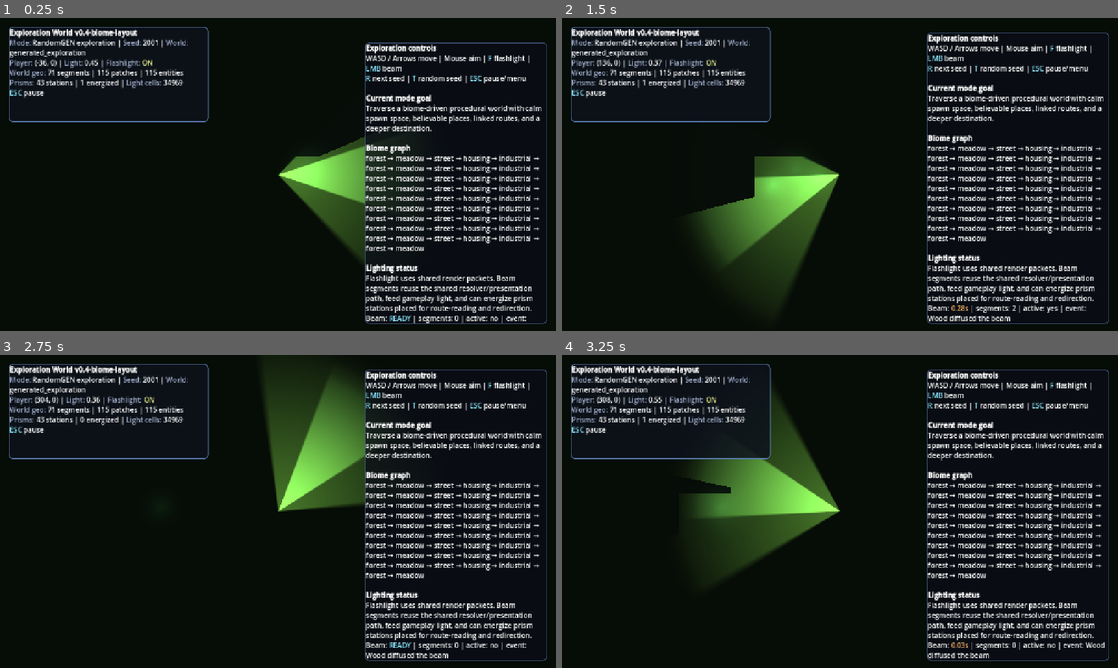
Above: before the commit, frames 1-4 (two rows, left to right).
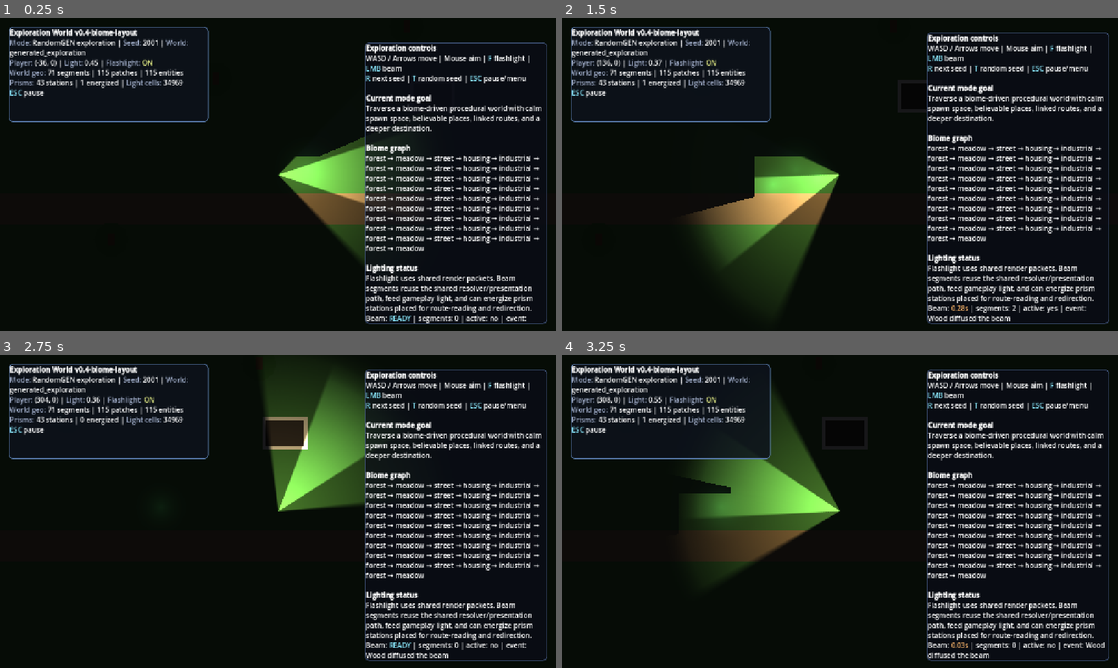
Above: after the commit, the same moments.

Repository: Nopppa/lantern-engine
Game: Godot game, scene res://scenes/exploration_scene.tscn
Two runs of this game, one before a commit and one after it. Both use one fixed random seed, a clock stepped at 60 frames per second and the inputs below. This scene is started directly instead of the project's main scene.
Inputs (mouse positions are in pixels of both pictures, inside the frame that each line leads up to):
- Up to frame 1 (0.25 s): no input
- Up to frame 2 (1.5 s): tap Enter (ui_accept) at 0.5, 0.77 s; move the mouse to (962, 158) at 0.52 s; hold D (move_right) 0.53-1.25 s; click (962, 158) at 0.6 s; drag from (728, 190) to (812, 237) at 1.27 s
- Up to frame 3 (2.75 s): tap Enter (ui_accept) at 2 s; move the mouse to (333, 442) at 2.02 s; hold D (move_right) from 2.03 s (still down); tap E (interact) at 2.1 s
- Up to frame 4 (3.25 s): release D (move_right) at 2.75 s; drag from (812, 574) to (673, 464) at 2.77 s

The runs differ from the first frame. In frame 1, 1.0% of the frame differs, in the area x 53-66%, y 56-66%; in frame 2, 1.9%, in the area x 24-49%, y 56-66%; in frame 3, 0.7%; in frame 4, 1.3%.
Error in both runs: Invalid type in function 'damage_enemies_along_segment' in base 'GDScript'. The Object-derived class of argument 1 (RefCounted (ExplorationLightRuntime)) is no…

Commit message:
feat(phase-1e): complete Phase 1E — tree, road, house scenes + live world content in all layers
Remaining Phase 1E deliverables per docs/scene-first-migration-plan.md:

New reusable world-object scenes (natural inhabited world, no corridor geometry):

  scenes/world/exploration/vegetation/tree_broadleaf.tscn
    - TreeBroadleaf (Node2D + tree_broadleaf.gd)
    - Canopy: 10-sided Polygon2D (dark green, radius 40)
    - Trunk: rect Polygon2D (brown)
    - Exports: trunk_radius (light pipeline occluder registration),
      canopy_radius (visual); world builder registers circular occluder
      at world pos using trunk_radius — matching 'tree_trunk' entity kind

  scenes/world/exploration/terrain/road_section.tscn
    - RoadSection (Node2D + road_section.gd)
    - RoadPolygon: rect Polygon2D (dirt brown by default)
    - Exports: road_length, road_width, surface (dirt|stone)
    - Horizontal default; world builder rotates per road graph edge

  scenes/world/exploration/structures/house_small.tscn
    - HouseSmall (Node2D + house_small.gd)
    - Walls outer polygon (stone/plaster), Interior dark fill
    - Exports: half_width, half_height, wall_thickness
    - Settlement zone placement; four wall segments register as
      occluder segments via world builder

scenes/exploration_scene.tscn — all layers now have real authored content:
  TerrainLayer: MeadowGround (meadow base) + MainRoad (1800×72 dirt road)
  VegetationLayer: Tree_A / Tree_B / Tree_C (broadleaf trees, open spacing)
  StructureLayer: Farmhouse (rural house, settlement area)
  ProceduralEntities / PrismStations: runtime-populated from layout (unchanged)

Two zone types represented: meadow (open grass + scattered trees) and
settlement (farmhouse on packed earth). No dungeon/corridor geometry.

Godot headless --quit exits 0.

Diff:
--- a/scenes/exploration_scene.tscn
+++ b/scenes/exploration_scene.tscn
@@ -1,8 +1,11 @@
-[gd_scene load_steps=4 format=3 uid="uid://exploration_scene_v1"]
+[gd_scene load_steps=7 format=3 uid="uid://exploration_scene_v1"]
 
 [ext_resource type="Script" path="res://scripts/exploration_scene.gd" id="1"]
 [ext_resource type="PackedScene" path="res://scenes/player/player.tscn" id="2"]
 [ext_resource type="PackedScene" path="res://scenes/world/exploration/terrain/meadow_ground.tscn" id="3"]
+[ext_resource type="PackedScene" path="res://scenes/world/exploration/terrain/road_section.tscn" id="4"]
+[ext_resource type="PackedScene" path="res://scenes/world/exploration/vegetation/tree_broadleaf.tscn" id="5"]
+[ext_resource type="PackedScene" path="res://scenes/world/exploration/structures/house_small.tscn" id="6"]
 
 [node name="ExplorationScene" type="Node2D"]
 script = ExtResource("1")
@@ -14,9 +17,26 @@
 
 [node name="MeadowGround" parent="World/TerrainLayer" instance=ExtResource("3")]
 
+[node name="MainRoad" parent="World/TerrainLayer" instance=ExtResource("4")]
+position = Vector2(0, 80)
+road_length = 1800.0
+road_width = 72.0
+
 [node name="VegetationLayer" type="Node2D" parent="World"]
 
+[node name="Tree_A" parent="World/VegetationLayer" instance=ExtResource("5")]
+position = Vector2(-180, -220)
+
+[node name="Tree_B" parent="World/VegetationLayer" instance=ExtResource("5")]
+position = Vector2(260, -340)
+
+[node name="Tree_C" parent="World/VegetationLayer" instance=ExtResource("5")]
+position = Vector2(-420, 150)
+
 [node name="StructureLayer" type="Node2D" parent="World"]
+
+[node name="Farmhouse" parent="World/StructureLayer" instance=ExtResource("6")]
+position = Vector2(320, -180)
 
 [node name="ProceduralEntities" type="Node2D" parent="World"]
 
--- /dev/null
+++ b/scenes/world/exploration/structures/house_small.tscn
@@ -0,0 +1,17 @@
+[gd_scene load_steps=2 format=3 uid="uid://house_small_v1"]
+
+[ext_resource type="Script" path="res://scripts/world/exploration/house_small.gd" id="1"]
+
+[node name="HouseSmall" type="Node2D"]
+script = ExtResource("1")
+half_width = 52.0
+half_height = 38.0
+wall_thickness = 8.0
+
+[node name="Walls" type="Polygon2D" parent="."]
+color = Color(0.76, 0.71, 0.62, 1.0)
+polygon = PackedVector2Array(-52, -38, 52, -38, 52, 38, -52, 38)
+
+[node name="Interior" type="Polygon2D" parent="."]
+color = Color(0.18, 0.15, 0.12, 1.0)
+polygon = PackedVector2Array(-44, -30, 44, -30, 44, 30, -44, 30)
--- /dev/null
+++ b/scenes/world/exploration/terrain/road_section.tscn
@@ -0,0 +1,13 @@
+[gd_scene load_steps=2 format=3 uid="uid://road_section_v1"]
+
+[ext_resource type="Script" path="res://scripts/world/exploration/road_section.gd" id="1"]
+
+[node name="RoadSection" type="Node2D"]
+script = ExtResource("1")
+road_length = 256.0
+road_width = 64.0
+surface = "dirt"
+
+[node name="RoadPolygon" type="Polygon2D" parent="."]
+color = Color(0.42, 0.34, 0.22, 1.0)
+polygon = PackedVector2Array(-128, -32, 128, -32, 128, 32, -128, 32)
--- /dev/null
+++ b/scenes/world/exploration/vegetation/tree_broadleaf.tscn
@@ -0,0 +1,16 @@
+[gd_scene load_steps=2 format=3 uid="uid://tree_broadleaf_v1"]
+
+[ext_resource type="Script" path="res://scripts/world/exploration/tree_broadleaf.gd" id="1"]
+
+[node name="TreeBroadleaf" type="Node2D"]
+script = ExtResource("1")
+trunk_radius = 14.0
+canopy_radius = 40.0
+
+[node name="Canopy" type="Polygon2D" parent="."]
+color = Color(0.18, 0.35, 0.12, 0.92)
+polygon = PackedVector2Array(40, 0, 30.9, 19.1, 12.4, 38.0, -12.4, 38.0, -30.9, 19.1, -40, 0, -30.9, -19.1, -12.4, -38.0, 12.4, -38.0, 30.9, -19.1)
+
+[node name="Trunk" type="Polygon2D" parent="."]
+color = Color(0.32, 0.22, 0.12, 1.0)
+polygon = PackedVector2Array(-7.7, -14, 7.7, -14, 7.7, 14, -7.7, 14)
--- /dev/null
+++ b/scripts/world/exploration/house_small.gd
@@ -0,0 +1,41 @@
+## HouseSmall – minimal rural house scene for the exploration world.
+##
+## Represents a small farmhouse / cottage placed by the world builder.
+## Visual: wall footprint Polygon2D (stone/plaster colour) + dark interior fill.
+## Light pipeline: the four outer wall segments register as occluder segments
+## in the LightWorld — this is done by the world builder, not here.
+##
+## Zone association: "settlement" — placed by world builder in settlement zones.
+extends Node2D
+class_name HouseSmall
+
+## Footprint half-width (world units). Full width = 2 × this.
+@export var half_width: float = 52.0
+
+## Footprint half-height (world units). Full height = 2 × this.
+@export var half_height: float = 38.0
+
+## Wall thickness for the visual polygon ring.
+@export var wall_thickness: float = 8.0
+
+@onready var _interior: Polygon2D = $Interior
+@onready var _walls: Polygon2D = $Walls
+
+func _ready() -> void:
+	_sync_visuals()
+
+func _sync_visuals() -> void:
+	if _interior != null:
+		var iw := half_width - wall_thickness
+		var ih := half_height - wall_thickness
+		_interior.polygon = PackedVector2Array([
+			Vector2(-iw, -ih), Vector2(iw, -ih),
+			Vector2(iw,  ih), Vector2(-iw,  ih)
+		])
+	if _walls != null:
+		_walls.polygon = PackedVector2Array([
+			Vector2(-half_width, -half_height),
+			Vector2( half_width, -half_height),
+			Vector2( half_width,  half_height),
+			Vector2(-half_width,  half_height)
+		])
--- /dev/null
+++ b/scripts/world/exploration/road_section.gd
@@ -0,0 +1,49 @@
+## RoadSection – dirt road or stone path segment for the exploration world.
+##
+## Represents a single road segment placed by the world builder.
+## Orientation: horizontal by default (length along X axis).
+## The world builder sets position, rotation, and road_length to match the
+## road graph edge it materialises.
+##
+## Zone tag: "road" — consumed by layout and entity-placement systems.
+## No light occlusion: roads are open traversable surfaces.
+extends Node2D
+class_name RoadSection
+
+## Length of the road segment (world units). Controls polygon width along X.
+@export var road_length: float = 256.0
+
+## Width of the road across its perpendicular axis.
+@export var road_width: float = 64.0
+
+## Visual material hint — "dirt" or "stone".
+@export_enum("dirt", "stone") var surface: String = "dirt"
+
+@onready var _polygon: Polygon2D = $RoadPolygon
+
+func _ready() -> void:
+	_sync_polygon()
+	_sync_color()
+
+## Resize this segment to new dimensions (called by world builder).
+func apply_dimensions(length: float, width: float) -> void:
+	road_length = length
+	road_width = width
+	_sync_polygon()
+
+func _sync_polygon() -> void:
+	if _polygon == null:
+		return
+	var hw := road_length * 0.5
+	var hh := road_width * 0.5
+	_polygon.polygon = PackedVector2Array([
+		Vector2(-hw, -hh),
+		Vector2( hw, -hh),
+		Vector2( hw,  hh),
+		Vector2(-hw,  hh)
+	])
+
+func _sync_color() -> void:
+	if _polygon == null:
+		return
+	_polygon.color = Color(0.42, 0.34, 0.22, 1.0) if surface == "dirt" else Color(0.55, 0.52, 0.47, 1.0)
--- /dev/null
+++ b/scripts/world/exploration/tree_broadleaf.gd
@@ -0,0 +1,51 @@
+## TreeBroadleaf – broadleaf tree scene component for the exploration world.
+##
+## Visual: canopy Polygon2D (dark green, octoagonal) + trunk Polygon2D (brown).
+## Light pipeline: exports trunk_radius so the world builder can register a
+## circular occluder at this node's world position — matching the "tree_trunk"
+## entity kind used by GeneratedExplorationProvider.
+##
+## The occluder itself is NOT registered here; that is the world builder's
+## responsibility (Plan → Build → Runtime boundary from TRUTH.md).
+## This scene is the Runtime representation of a placed tree.
+extends Node2D
+class_name TreeBroadleaf
+
+## Radius of the trunk circle used for light occlusion registration.
+## Must match the radius the world builder wrote into the LightWorld entity.
+@export var trunk_radius: float = 14.0
+
+## Canopy display radius (visual only, no occlusion effect).
+@export var canopy_radius: float = 40.0
+
+@onready var _trunk: Polygon2D = $Trunk
+@onready var _canopy: Polygon2D = $Canopy
+
+func _ready() -> void:
+	_sync_visuals()
+
+## Rebuild polygons if exported values change at runtime (editor preview).
+func _sync_visuals() -> void:
+	if _trunk != null:
+		_trunk.polygon = _rect_polygon(trunk_radius * 0.55, trunk_radius)
+
+	if _canopy != null:
+		_canopy.polygon = _circle_polygon(canopy_radius, 10)
+
+## Build a roughly rectangular polygon (trunk shape).
+static func _rect_polygon(half_w: float, half_h: float) -> PackedVector2Array:
+	return PackedVector2Array([
+		Vector2(-half_w, -half_h),
+		Vector2( half_w, -half_h),
+		Vector2( half_w,  half_h),
+		Vector2(-half_w,  half_h)
+	])
+
+## Build an n-sided regular polygon approximating a circle.
+static func _circle_polygon(radius: float, sides: int) -> PackedVector2Array:
+	var pts := PackedVector2Array()
+	pts.resize(sides)
+	for i in sides:
+		var angle := TAU * float(i) / float(sides)
+		pts[i] = Vector2(cos(angle), sin(angle)) * radius
+	return pts
